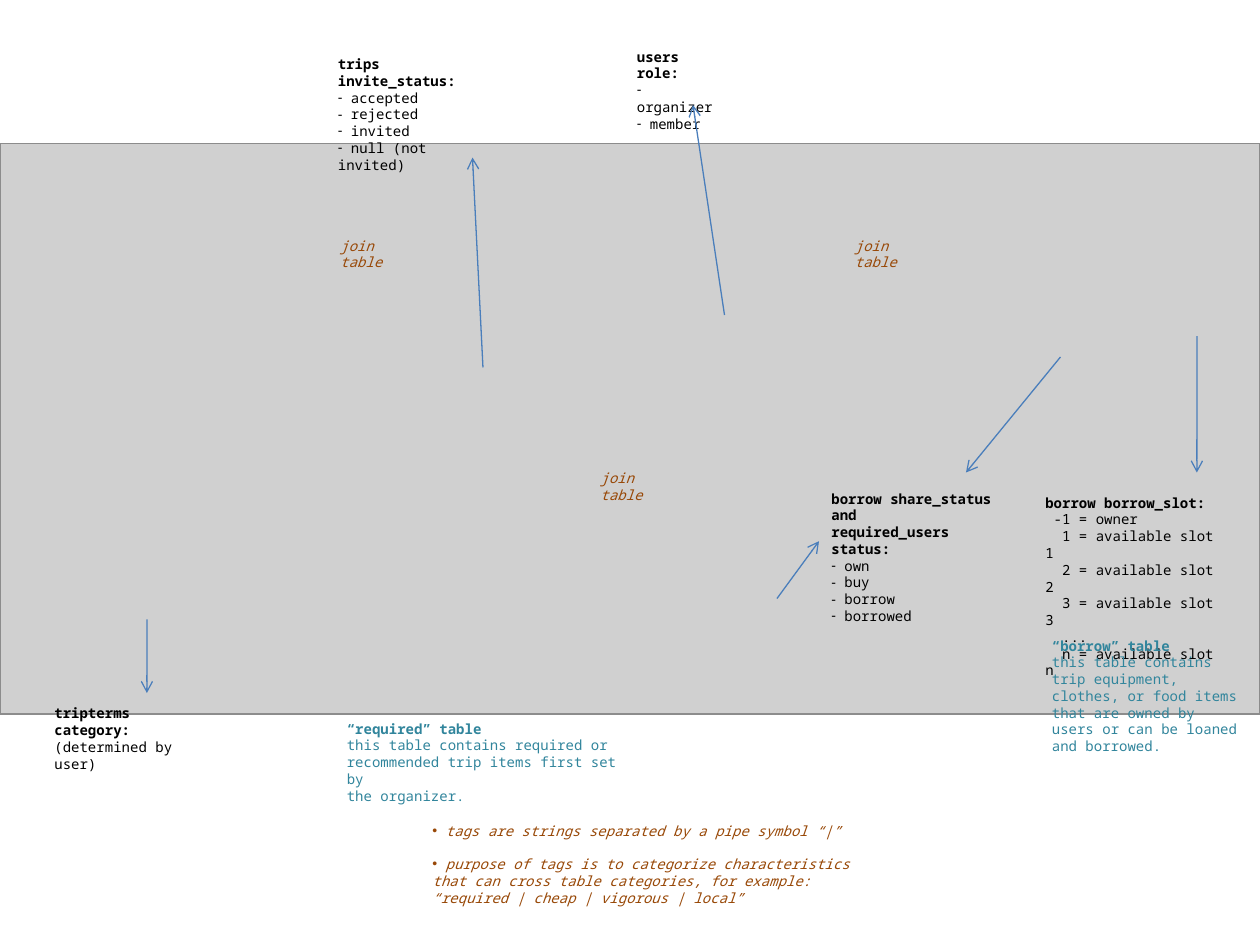
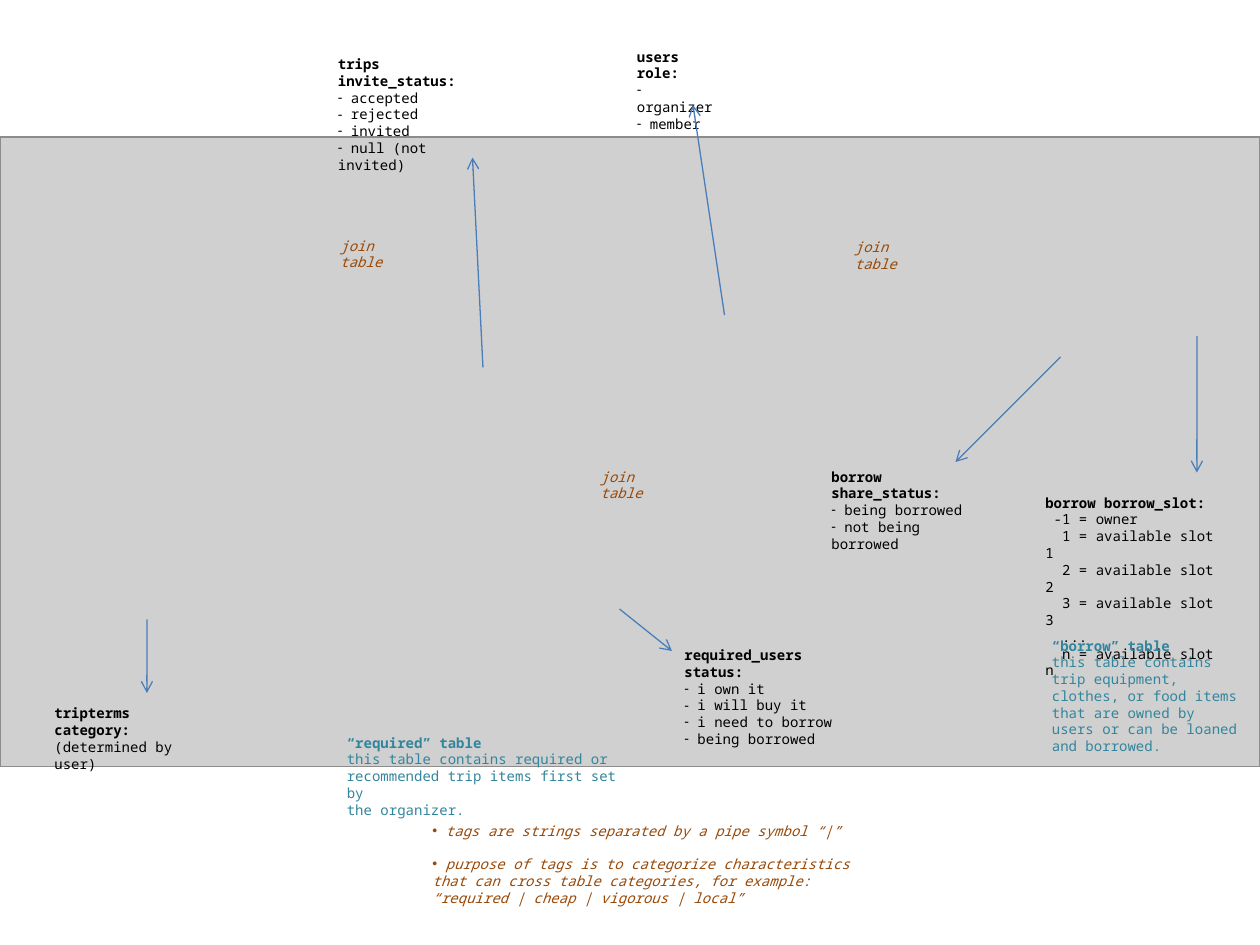
Before and after one commit to spiritphyz/glampr, a slide deck: slide 1 of db/schema.pptx. Drawn at 1260x945 pixels with LibreOffice and Linux fonts; fonts in the diff are those of the drawing; grey boxes stand for pictures. Boxes give left, top, right and bottom in pixels: in the first picture for what was removed or moved away, otherwise in the second. Text is boxed around its words. In the diff, an @@ line names an element or a change of style, - is before the commit and + after.

Commit message:
Add quantity to required table, status codes
- status codes for required table and borrow table should be separate.

```diff
--- a/db/schema.pptx
+++ b/db/schema.pptx
@@ picture: place and size @@
-picture at box(0, 144, 1260, 714)
+picture at box(0, 137, 1260, 767)
@@ arrow moved from (1061, 357) - (966, 472) to (1061, 357) - (955, 462) @@
@@ text added at box(831, 471, 962, 549), 8 pt, text #000000 @@
+borrow share_status:
+– being borrowed
+– not being borrowed
@@ text at box(831, 493, 991, 520): paragraph removed @@
-borrow share_status and
@@ arrow moved from (777, 598) - (819, 542) to (620, 609) - (672, 651) @@
@@ text "required_users status:": place and size @@
-text "required_users status:" at box(831, 493, 991, 604)
+text "required_users status:" at box(684, 649, 832, 748)
@@ text at box(697, 683, 832, 748): text changed @@
-– own
-– buy
-– borrow
-– borrowed
+– i own it
+– i will buy it
+– i need to borrow
+– being borrowed
@@ text "“required” table": place and size @@
-text "“required” table" at box(347, 723, 616, 805)
+text "“required” table" at box(347, 737, 616, 819)
```
Also in this commit, not shown: 1 other file.
